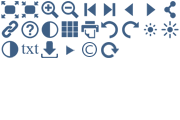
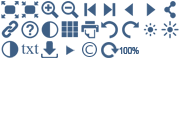
Revision of a layered w=180, h=120 image; what changed, layer by layer:
added layer "Layer 2" in group "iisg" over bbox(119, 47, 139, 54)
